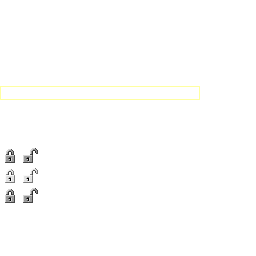
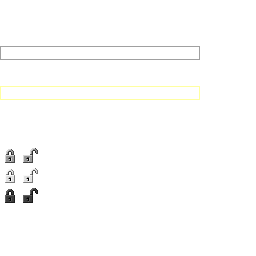
Layers edited between the first and the second w=256, h=256 image:
painted on "矩形 1" over [0, 46, 200, 60]
painted on "图层 1" over [5, 188, 38, 203]
